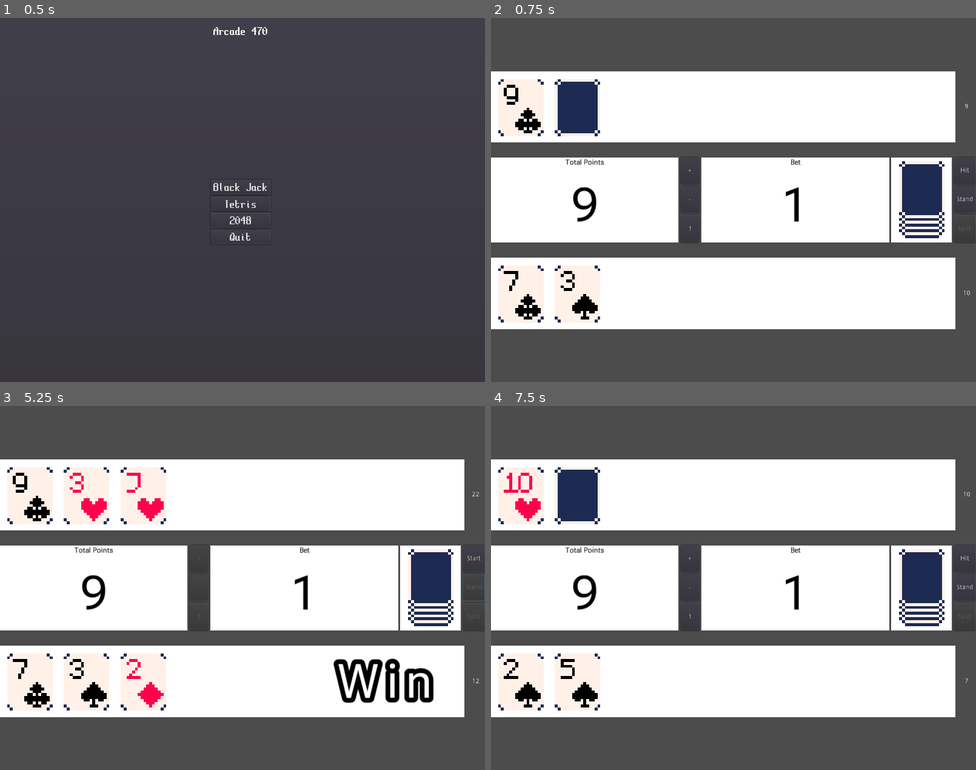
Above: before the commit, frames 1-4 (two rows, left to right).
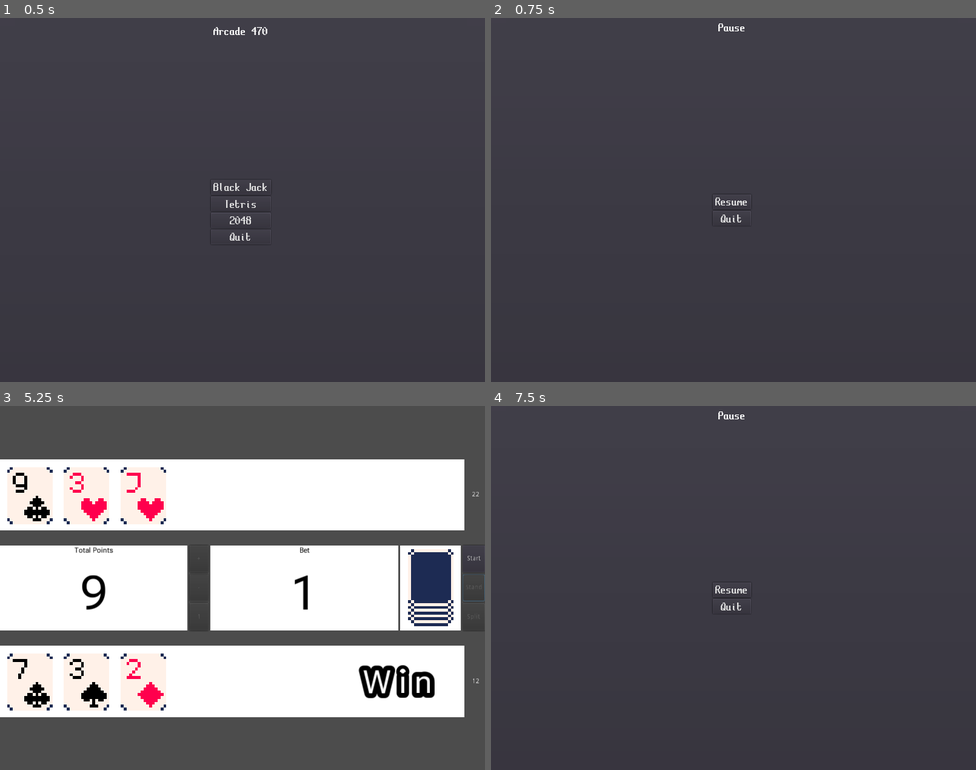
Above: after the commit, the same moments.

Repository: HunterJKavanagh/Arcade
Game: Godot game, scene res://Start_Menu/CanvasLayer.tscn
Two runs of this game, one before a commit and one after it. Both use one fixed random seed, a clock stepped at 60 frames per second and the inputs below.
Inputs (mouse positions are in pixels of both pictures, inside the frame that each line leads up to):
- Up to frame 1 (0.5 s): no input
- Up to frame 2 (0.75 s): click "Black Jack" at 0.5 s
- Up to frame 3 (5.25 s): click (242, 588) at 1.25 s, where only the run after the commit has a clickable "Resume"; click "+" at 2 s; click "-" at 2.75 s; click "1" at 3.5 s; click "Hit" at 4.25 s; click "Stand" at 5 s
- Up to frame 4 (7.5 s): click "Start" at 5.75 s; tap Enter at 6.5 s; hold Right (right) 6.53-7.28 s; tap R (restart) at 7.25 s; hold Down (down) from 7.28 s (still down)

Frame 1 is identical in both runs. In frame 2, 59% of the frame differs, in the area x 0-100%, y 1-86%; in frame 3, 1.5%; in frame 4, 59%.

Commit message:
Font size change

Diff:
--- a/BlackJack/Scenes/Root/Root.tscn
+++ b/BlackJack/Scenes/Root/Root.tscn
@@ -49,6 +49,7 @@
 margin_right = 1024.0
 
 [node name="CanvasLayer" parent="." instance=ExtResource( 6 )]
+visible = true
 
 [connection signal="pressed" from="UI/Center/BetControll/plus" to="." method="_on_plus_pressed"]
 [connection signal="pressed" from="UI/Center/BetControll/minus" to="." method="_on_minus_pressed"]
--- a/BlackJack/fonts/roboto_bold.tres
+++ b/BlackJack/fonts/roboto_bold.tres
@@ -3,7 +3,7 @@
 [ext_resource path="res://BlackJack/fonts/RobotoFlex.ttf" type="DynamicFontData" id=1]
 
 [resource]
-size = 100
+size = 69
 outline_size = 10
 outline_color = Color( 0, 0, 0, 1 )
 use_filter = true
Not shown, added: builds/Arcade.exe
